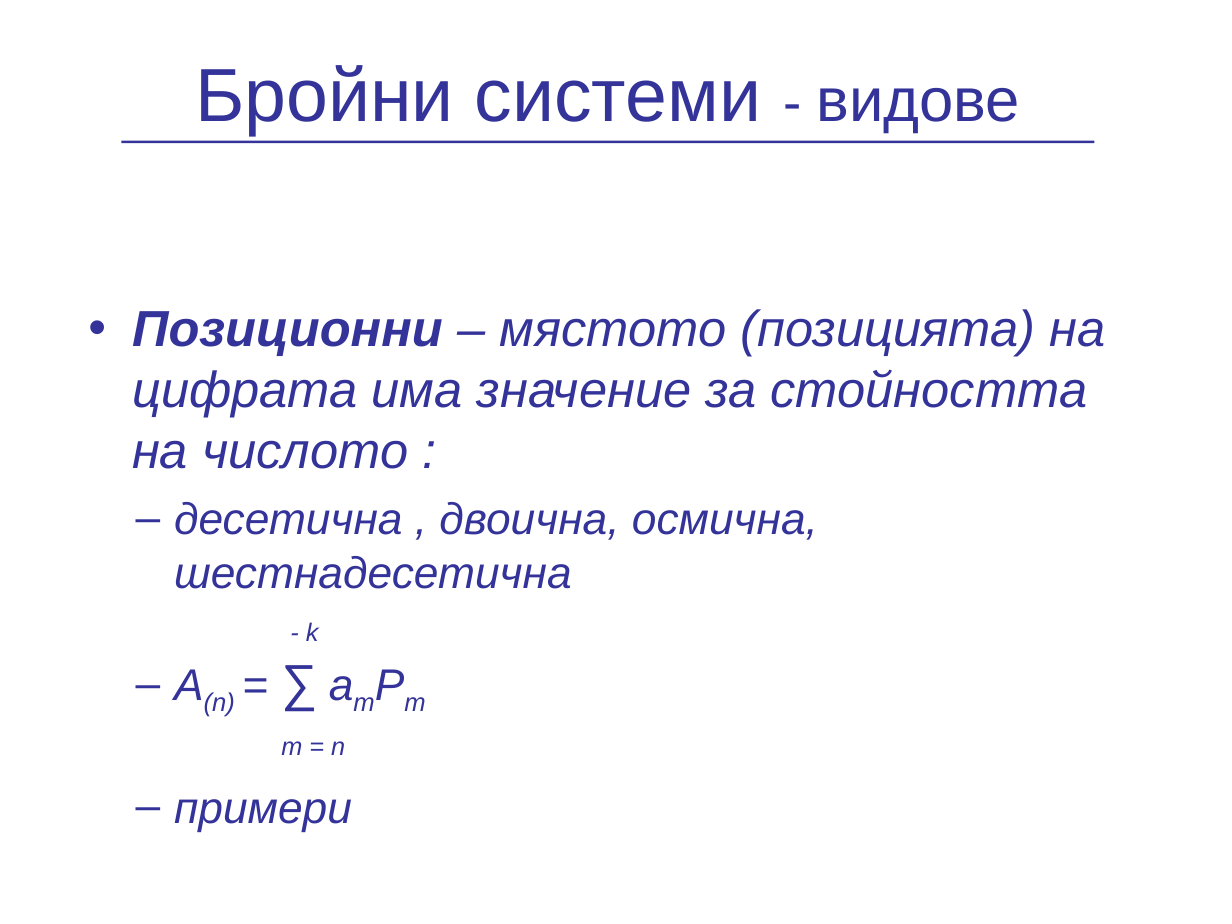
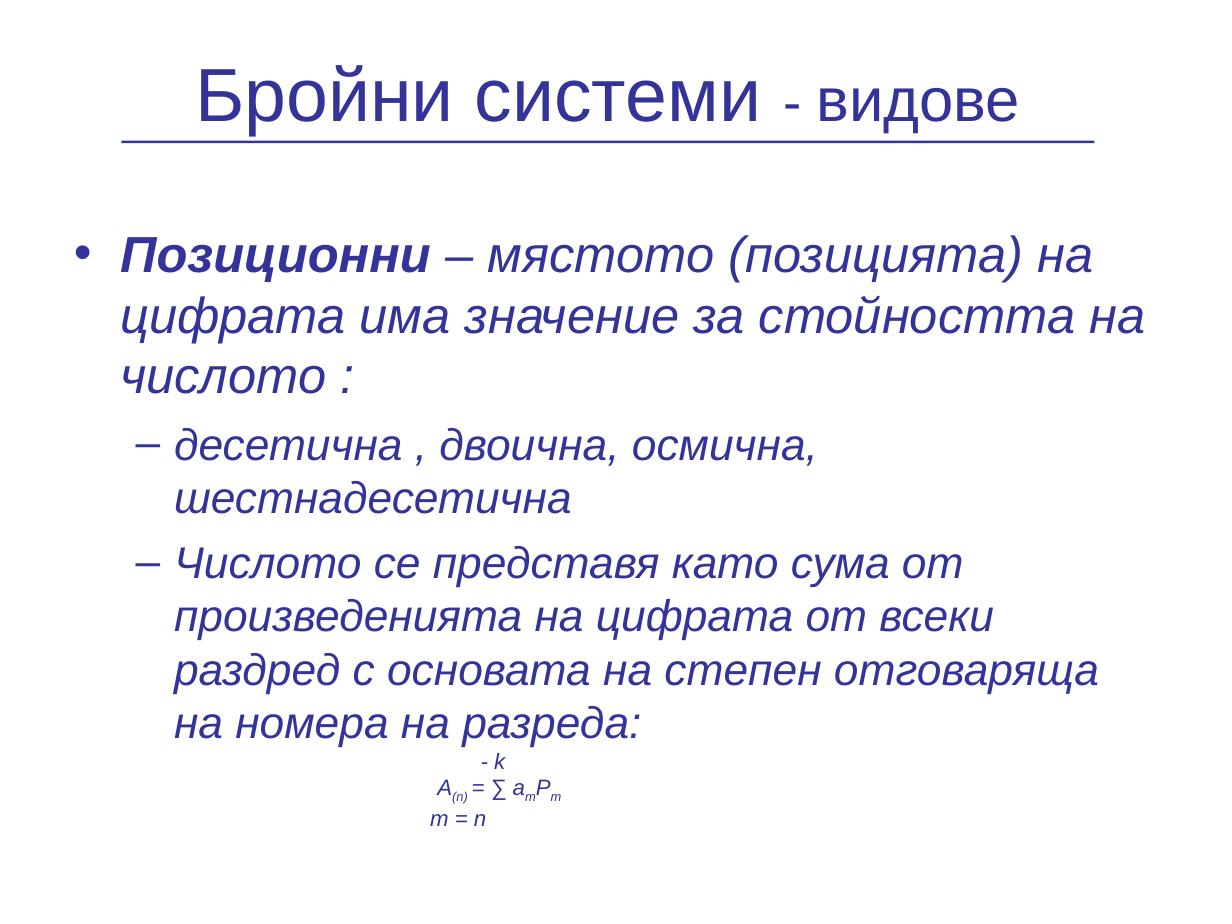
Before and after one commit to vpeevski/academy, a slide deck: slide 5 of Presentations/NumericalSystems/BroiniSistemi.ppt (slide 3 before the commit). Drawn at 1232x924 pixels with LibreOffice and Linux fonts; fonts in the diff are those of the drawing; background and template pictures are left out. Boxes give left, top, right and bottom in pixels: in the first picture for what was removed or moved away, otherwise in the second. Text is boxed around its words. In the diff, an @@ line names an element or a change of style, - is before the commit and + after.

```diff
--- a/Presentations/NumericalSystems/BroiniSistemi.ppt
+++ b/Presentations/NumericalSystems/BroiniSistemi.ppt
@@ text at box(120, 235, 1145, 826): size 14.8 to 12.9 pt in "- k", "m = n"; size 25.9 to 12.9 pt in "A(n) = amPm"; size 29.6 to 12.9 pt in "∑"; indent changed; bullet – to none; list level 4 to 2 in "m = n" @@
@@ text at box(174, 546, 1099, 746): paragraph added @@
+  – Числото се представя като сума от произведенията на цифрата от всеки раздред с основата на степен отговаряща на номера на разреда:
@@ text at box(174, 799, 352, 831): paragraph removed @@
-  – примери
```
Also in this commit, not shown: 1 other slide changed, 6 slides added, 1 slide removed.
